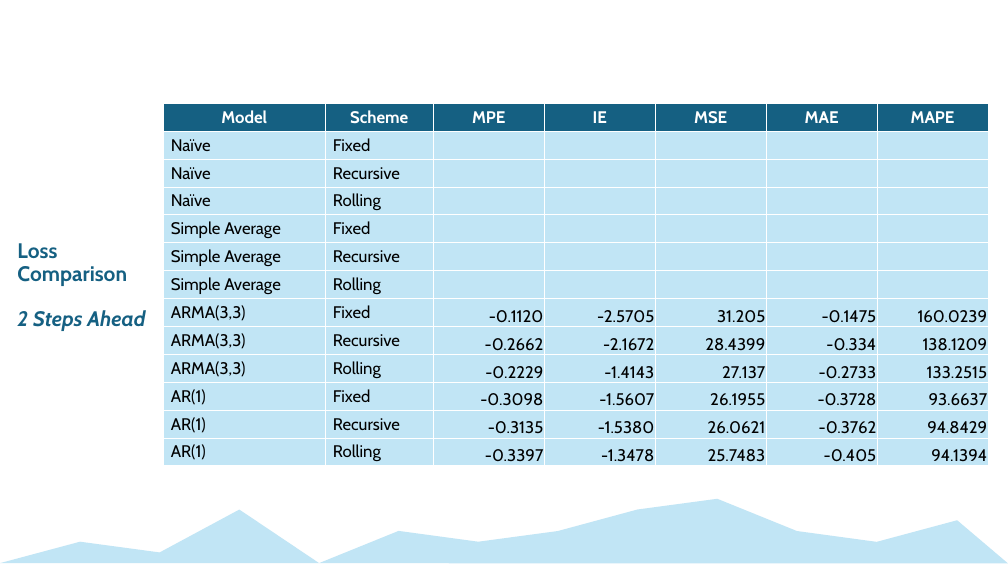
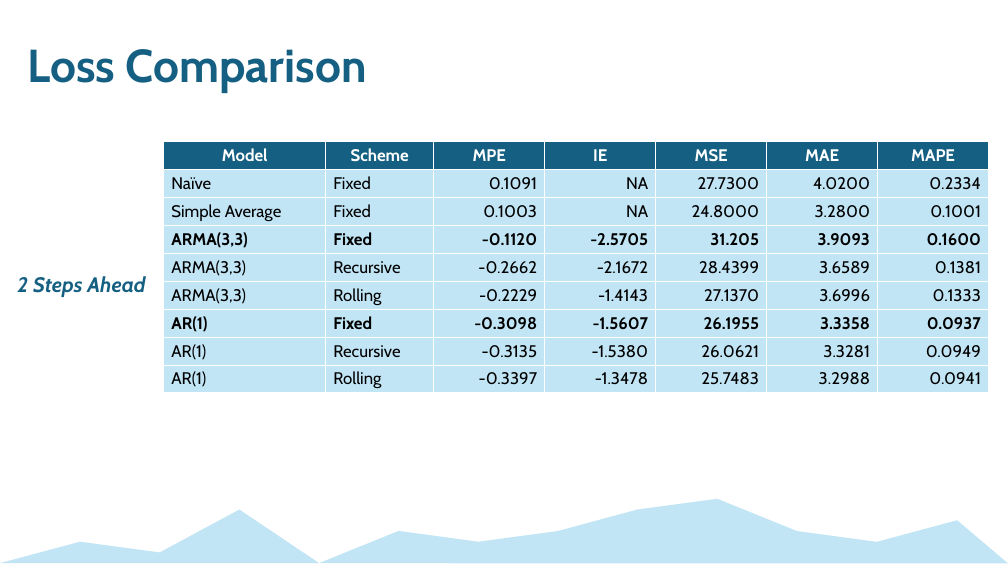
Before and after one commit to mckenzie-maidl/data5305-traffic-predictions, a slide deck: slide 5 of Presentations/Step2Presentation_ECON5305_DataTranslationChallenge.pptx. Drawn at 1008x567 pixels with LibreOffice and Linux fonts; fonts in the diff are those of the drawing. Boxes give left, top, right and bottom in pixels: in the first picture for what was removed or moved away, otherwise in the second. Text is boxed around its words. In the diff, an @@ line names an element or a change of style, - is before the commit and + after.

```diff
--- a/Presentations/Step2Presentation_ECON5305_DataTranslationChallenge.pptx
+++ b/Presentations/Step2Presentation_ECON5305_DataTranslationChallenge.pptx
@@ text added at [27,49,367,93], 44 pt, text #156082, bold @@
+Loss Comparison
@@ table at [164,142,990,393] @@
-row 2: Naïve | Fixed |  |  |  |  | 
-row 3: Naïve | Recursive |  |  |  |  | 
-row 4: Naïve | Rolling |  |  |  |  | 
-row 5: Simple Average | Fixed |  |  |  |  | 
-row 6: Simple Average | Recursive |  |  |  |  | 
-row 7: Simple Average | Rolling |  |  |  |  | 
-row 8: ARMA(3,3) | Fixed | -0.1120 | -2.5705 | 31.205 | -0.1475 | 160.0239
-row 9: ARMA(3,3) | Recursive | -0.2662 | -2.1672 | 28.4399 | -0.334 | 138.1209
-row 10: ARMA(3,3) | Rolling | -0.2229 | -1.4143 | 27.137 | -0.2733 | 133.2515
-row 11: AR(1) | Fixed | -0.3098 | -1.5607 | 26.1955 | -0.3728 | 93.6637
-row 12: AR(1) | Recursive | -0.3135 | -1.5380 | 26.0621 | -0.3762 | 94.8429
-row 13: AR(1) | Rolling | -0.3397 | -1.3478 | 25.7483 | -0.405 | 94.1394
+row 2: Naïve | Fixed | 0.1091 | NA | 27.7300 | 4.0200 | 0.2334
+row 3: Simple Average | Fixed | 0.1003 | NA | 24.8000 | 3.2800 | 0.1001
+row 4: ARMA(3,3) | Fixed | -0.1120 | -2.5705 | 31.205 | 3.9093 | 0.1600
+row 5: ARMA(3,3) | Recursive | -0.2662 | -2.1672 | 28.4399 | 3.6589 | 0.1381
+row 6: ARMA(3,3) | Rolling | -0.2229 | -1.4143 | 27.1370 | 3.6996 | 0.1333
+row 7: AR(1) | Fixed | -0.3098 | -1.5607 | 26.1955 | 3.3358 | 0.0937
+row 8: AR(1) | Recursive | -0.3135 | -1.5380 | 26.0621 | 3.3281 | 0.0949
+row 9: AR(1) | Rolling | -0.3397 | -1.3478 | 25.7483 | 3.2988 | 0.0941
@@ table: place and size @@
-table at [163,104,989,466]
+table at [164,142,990,393]
@@ text "2 Steps Ahead": place and size @@
-text "2 Steps Ahead" at [17,243,145,331]
+text "2 Steps Ahead" at [17,276,145,297]
@@ text at [17,243,127,286]: paragraph removed @@
-Loss Comparison
```
Also in this commit, not shown: 6 other slides changed, 2 other files.
